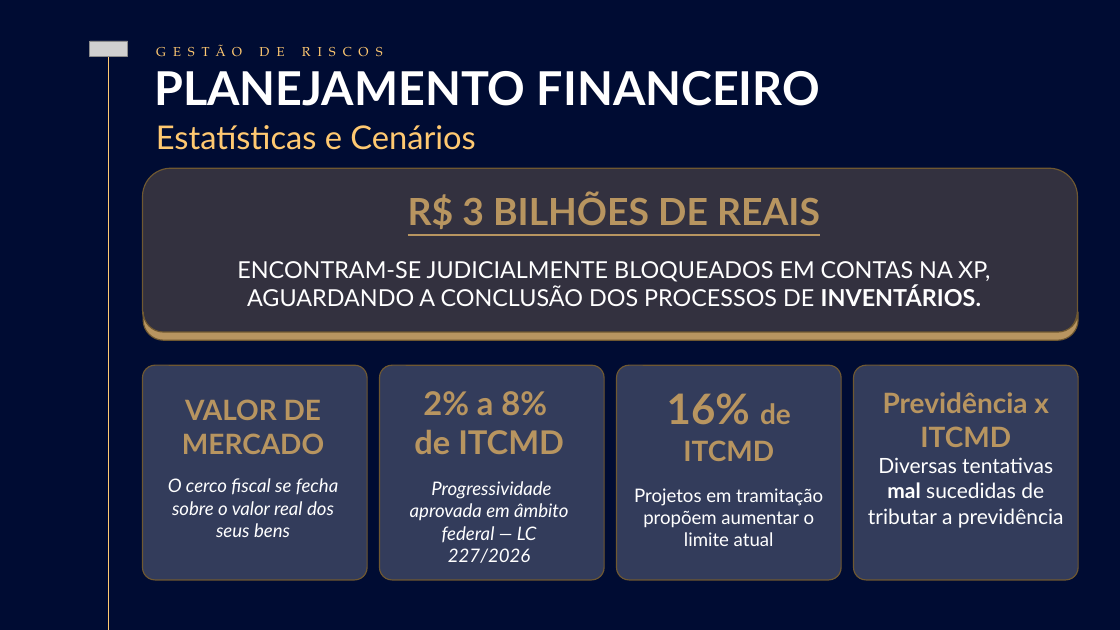
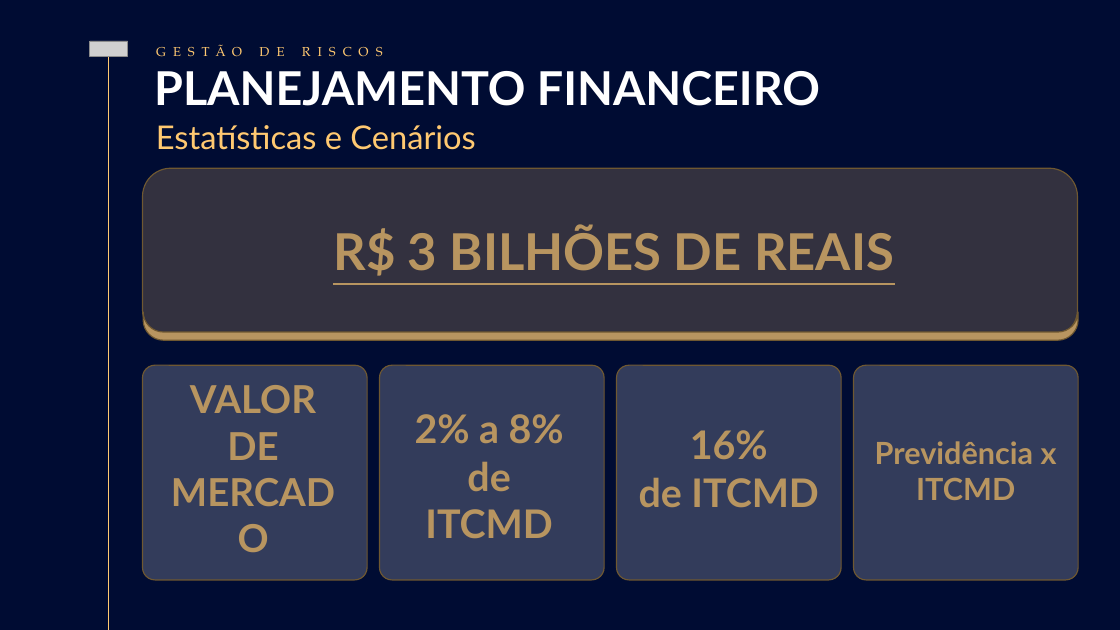
Before and after one commit to felipegalanbaptistella-oss/Apresenta-o-AV-Seguros, a slide deck: slide 5 of public/assets/modelo-base.pptx. Drawn at 1120x630 pixels with LibreOffice and Linux fonts; fonts in the diff are those of the drawing; grey boxes stand for pictures; background and template pictures are left out. Boxes give left, top, right and bottom in pixels: in the first picture for what was removed or moved away, otherwise in the second. Text is boxed around its words. In the diff, an @@ line names an element or a change of style, - is before the commit and + after.

Commit message:
feat: promover alterações aprovadas da apresentação

```diff
--- a/public/assets/modelo-base.pptx
+++ b/public/assets/modelo-base.pptx
@@ text "R$ 3 BILHÕES DE REAIS" at (333,227,894,276): size 32 to 43.5 pt; vertical alignment top to middle @@
@@ text at (237,261,990,306): paragraph removed @@
-ENCONTRAM-SE JUDICIALMENTE BLOQUEADOS EM CONTAS NA XP, AGUARDANDO A CONCLUSÃO DOS PROCESSOS DE INVENTÁRIOS.
@@ text "VALOR DE" at (190,385,510,491): vertical alignment top to middle @@
@@ text at (190,385,510,491): text changed; size 16 to 33 pt; text colour #FFFFFF to #B89560; bold on; italic off @@
-VALOR DE MERCADO
-O cerco fiscal se fecha sobre o valor real dos seus bens
+VALOR DE
+MERCADO
@@ text "2% a 8%" at (415,414,818,507): size 28 to 33.8 pt; vertical alignment top to middle @@
@@ text "16%" at (690,430,1015,500): vertical alignment top to middle @@
@@ text "Previdência x" at (875,441,1057,464): size 24 to 26.2 pt; vertical alignment top to middle @@
@@ text at (690,430,1015,500): text changed; size 16 to 33.8 pt; text colour #FFFFFF to #B89560; bold on @@
-16% de ITCMD
-Projetos em tramitação propõem aumentar o limite atual
+16%
+de ITCMD
@@ text at (868,457,1064,528): paragraph removed @@
-Diversas tentativas mal sucedidas de tributar a previdência
@@ text at (410,481,568,563): paragraph removed @@
-Progressividade aprovada em âmbito federal — LC 227/2026
```
Also in this commit, not shown: 10 other files.
